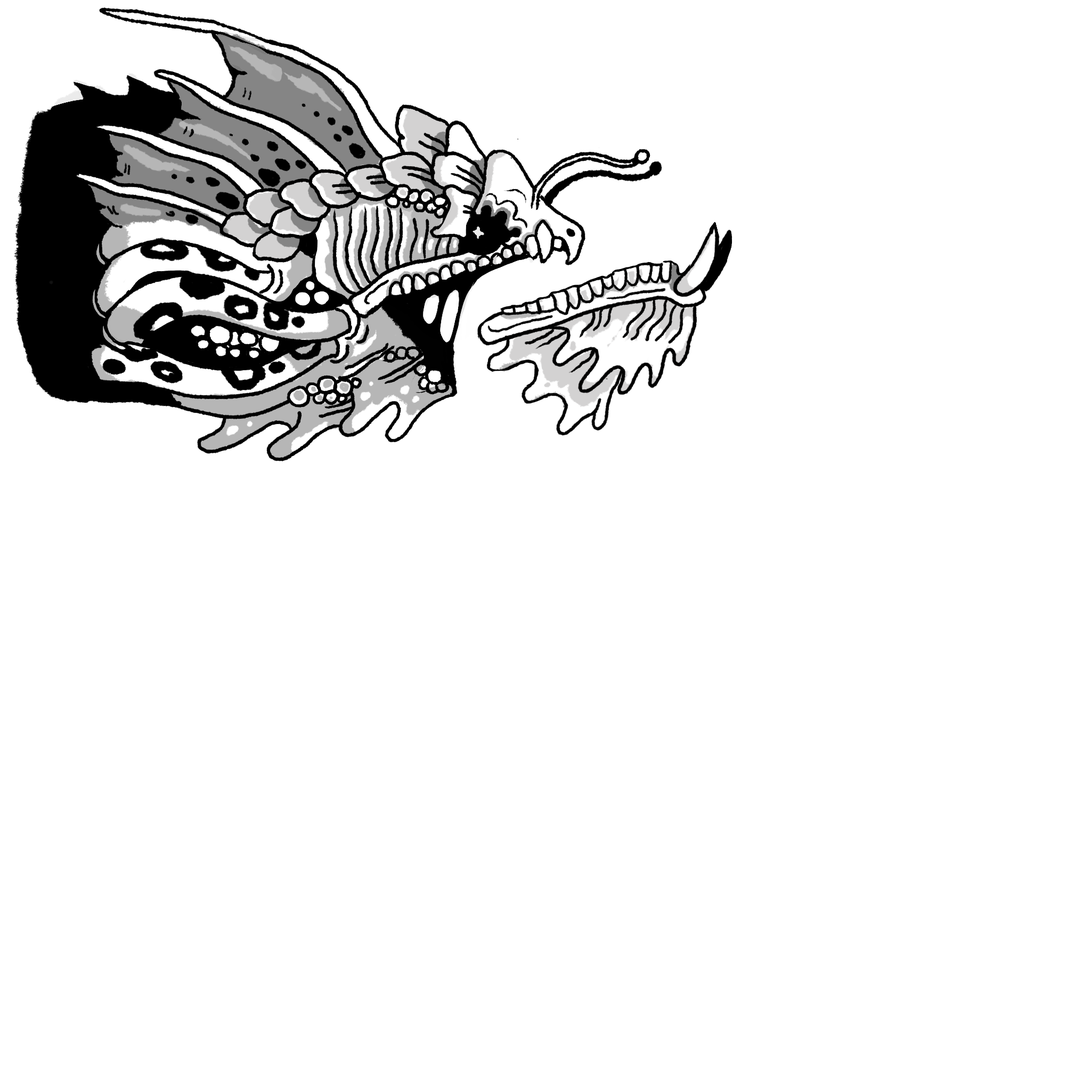
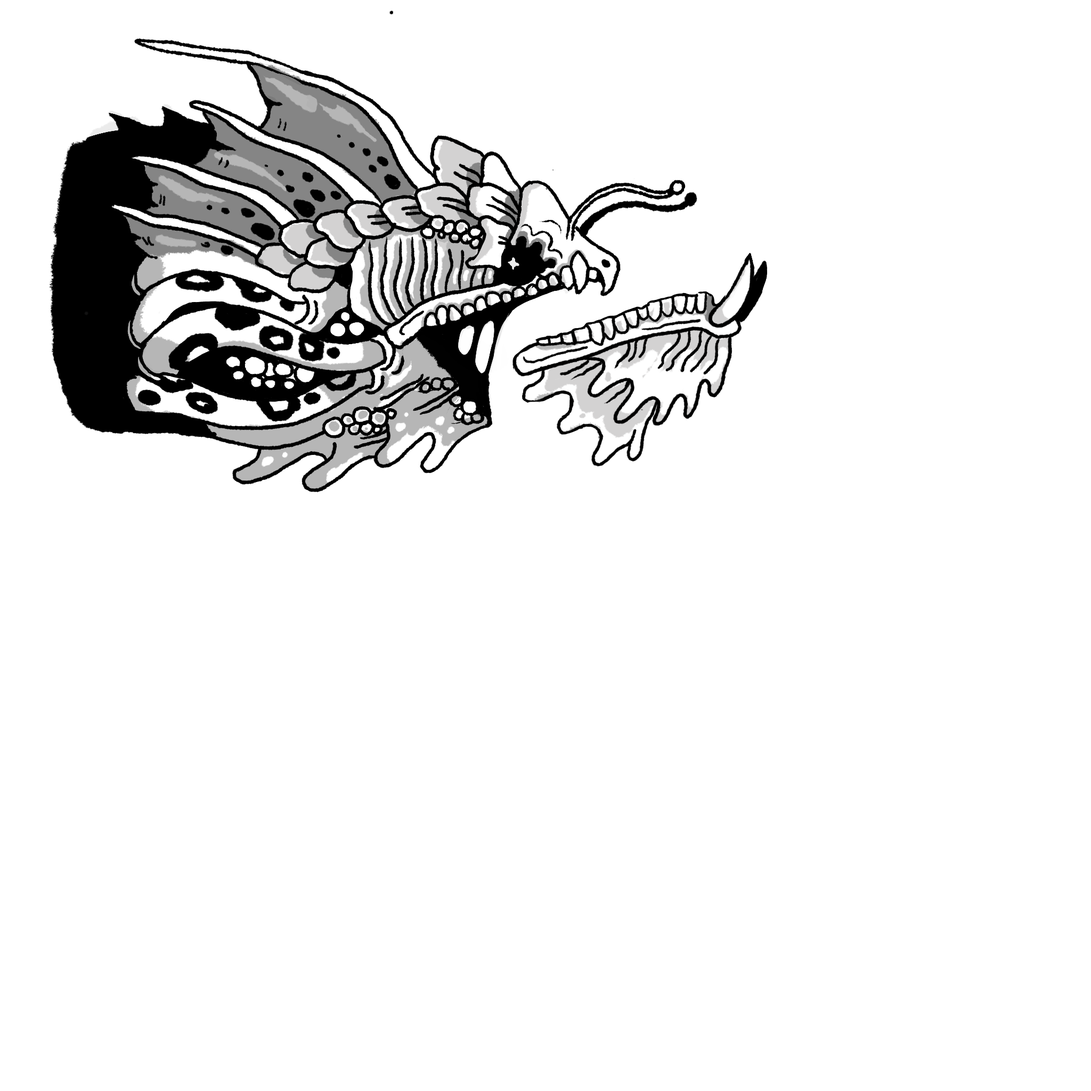
Layered file, before and after one edit (1091 × 1091). Changes by layer:
painted on "Layer 5" over [476, 221, 768, 468]
painted on "Layer 4" over [478, 226, 754, 468]
painted on "Layer 3" over [13, 6, 698, 493]
painted on "Layer 1" over [33, 6, 685, 493]
